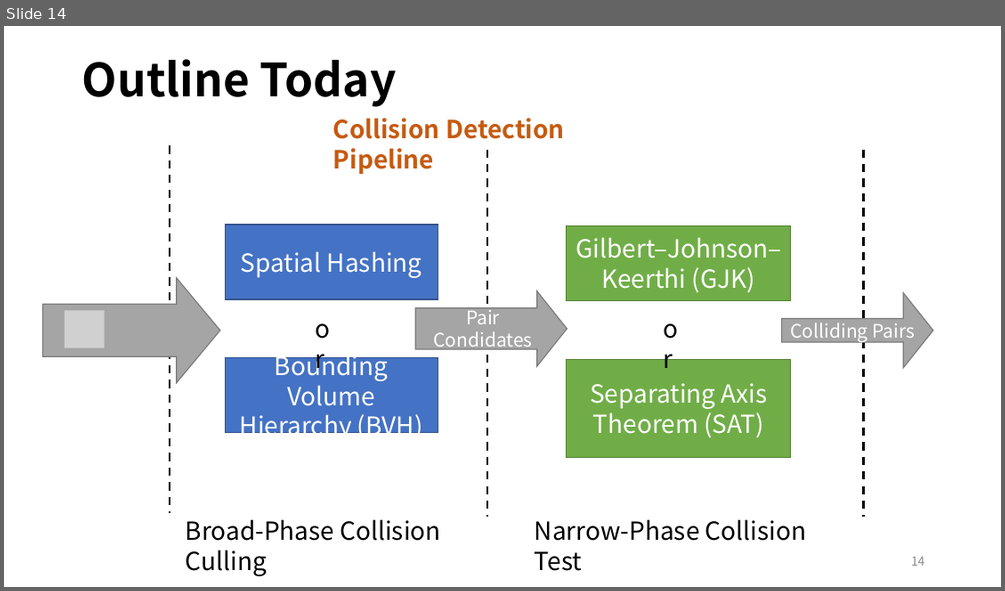
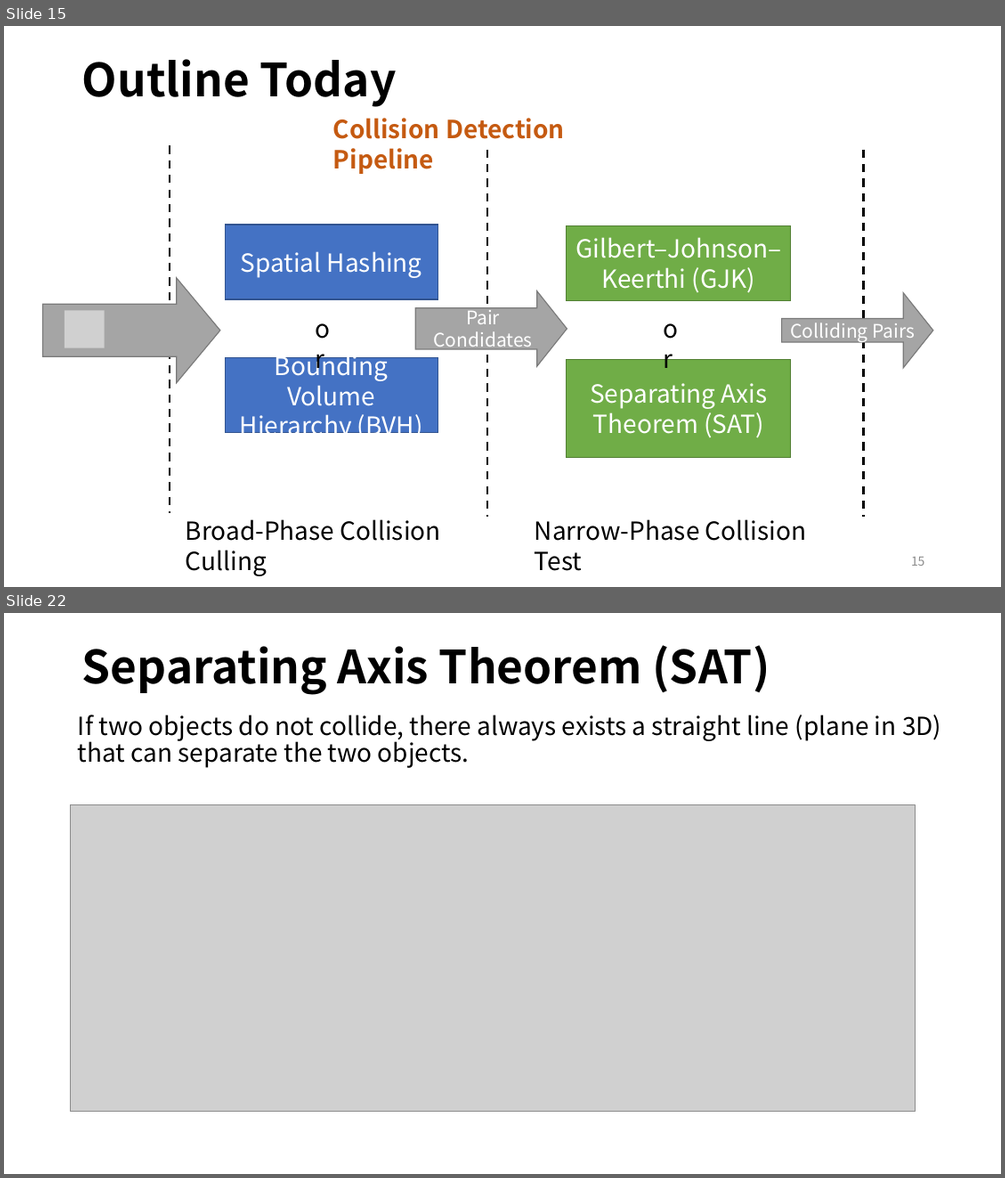
Before and after one commit to LILKOTYO/Lab-Presentation, a slide deck: 20230327_Collision_Detection/Collision_Detection.pptx. Shown one above the other, each under a label of ours: slide 14 before the commit, slides 15 and 22 after it; the slides between them are not shown. The pictures are 1005x591 and 1005x1178 pixels, drawn with LibreOffice and Linux fonts; fonts in the diff are those of the drawing; grey boxes stand for pictures. Boxes give left, top, right and bottom in pixels: in the first picture for what was removed or moved away, otherwise in the second. Text is boxed around its words. In the diff, an @@ line names an element or a change of style, - is before the commit and + after.

```diff
--- a/20230327_Collision_Detection/Collision_Detection.pptx
+++ b/20230327_Collision_Detection/Collision_Detection.pptx
@@ slide 22 added at (x1=4, y1=613, x2=1001, y2=1174), background #FFFFFF @@
@@ title added at (x1=82, y1=645, x2=770, y2=695), 44 pt, text #000000, bold @@
+Separating Axis Theorem (SAT)
@@ text added at (x1=78, y1=714, x2=941, y2=768), 24 pt, text #000000 @@
+If two objects do not collide, there always exists a straight line (plane in 3D) that can separate the two objects.
@@ picture added at (x1=71, y1=805, x2=915, y2=1111) @@
@@ what was slide 14 is now slide 15 @@
@@ page number at (x1=911, y1=556, x2=925, y2=565): text changed @@
-14
+15
```
Also in this commit, not shown: 3 slides changed, 7 other slides added.
